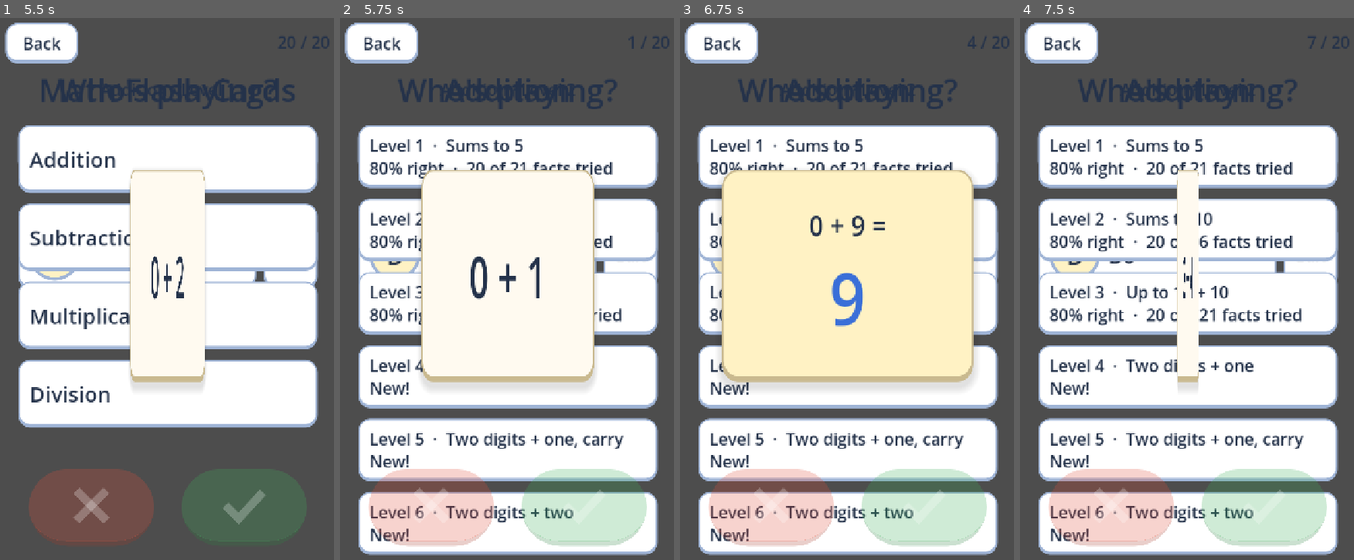
Above: before the commit, frames 1-4 (left to right).
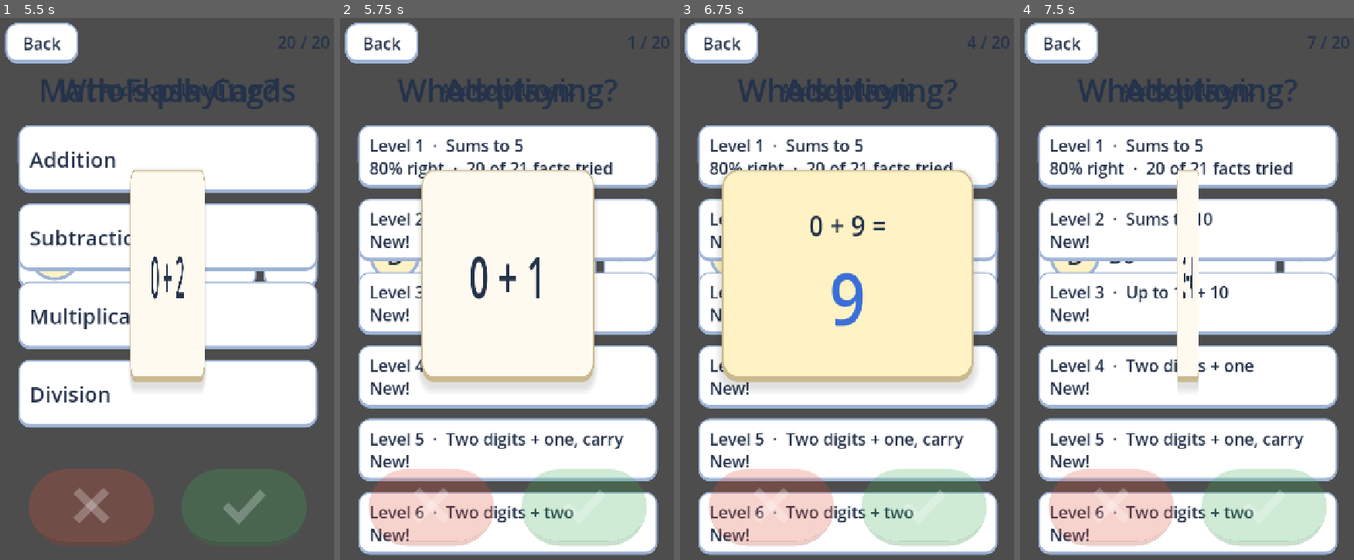
Above: after the commit, the same moments.

Repository: rotarydialer/math-flash
Game: Godot game, scene res://tests/Playtest.tscn
Same seed, same stepped clock (60 frames per second), same inputs: the game is played once before the commit and once after it. This scene is started directly instead of the project's main scene.
Inputs (mouse positions are in pixels of both pictures, inside the frame that each line leads up to):
- Up to frame 1 (5.5 s): click (126, 148) at 0.52 s; type "Alex" at 0.6 s; click "Add" at 1.25 s; click "Bo" at 2 s; click "Edit" at 2.75 s; click "Addition" at 3.5 s; click (90, 505) at 4.27 s; click "Subtraction" at 5 s
- Up to frame 2 (5.75 s): no input
- Up to frame 3 (6.75 s): click "Level 1 · Sums to 5 80% right…" at 5.75 s; click "Level 1 · Sums to 5 80% right…" at 6.5 s
- Up to frame 4 (7.5 s): click (1187, 229) at 7.25 s, where only the run after the commit has a clickable "Level 2 · Sums to 10 New!"

Frame 1 is identical in both runs. In frame 2, 0.7% of the frame differs, in the area x 8-85%, y 40-57%; in frame 3, 0.1%; in frame 4, 1.6%.

Commit message:
fix: score miscalculations

Diff:
--- a/scripts/game_state.gd
+++ b/scripts/game_state.gd
@@ -84,7 +84,7 @@
 func answer(correct: bool) -> void:
 	if state != State.PLAYING:
 		return
-	Stats.record(current_round.current(), correct)
+	Stats.record(current_round.current(), correct, level_cfg)
 	current_round.record(correct)
 	if current_round.is_done():
 		state = State.SUMMARY
--- a/scripts/stats.gd
+++ b/scripts/stats.gd
@@ -3,7 +3,10 @@
 ## Autoload. Every answer, filed per fact per profile, so we can later work out what a student
 ## needs more practice on. Saved to user://stats_<profile>.cfg with one section per fact key
 ## ("3+4"): right, wrong, recent (the last RECENT_HISTORY answers, oldest first) and last_seen
-## (unix time). GameState keeps profile_id in step with the Profiles autoload.
+## (unix time). Levels share facts (Addition 1's are all in Addition 2 too), so each level also
+## keeps its own tallies, in a "level:<category>:<n>" section: right, wrong and seen (the fact
+## keys answered there). A level's progress is only what was answered in that level.
+## GameState keeps profile_id in step with the Profiles autoload.
 
 const Config := preload("res://data/config.gd")
 
@@ -23,8 +26,19 @@
 func save_path() -> String:
 	return path_for(profile_id)
 
-func record(problem: Dictionary, correct: bool) -> void:
+static func level_section(level_cfg: Dictionary) -> String:
+	return "level:%s:%d" % [level_cfg["category"], level_cfg["number"]]
+
+## Files one answer, given in this level, under both the fact and the level.
+func record(problem: Dictionary, correct: bool, level_cfg: Dictionary) -> void:
 	var key: String = problem["key"]
+	var section := level_section(level_cfg)
+	var tally := "right" if correct else "wrong"
+	_cfg.set_value(section, tally, int(_cfg.get_value(section, tally, 0)) + 1)
+	var seen := PackedStringArray(_cfg.get_value(section, "seen", PackedStringArray()))
+	if not key in seen:
+		seen.append(key)
+		_cfg.set_value(section, "seen", seen)
 	var f := fact(key)
 	f["right" if correct else "wrong"] += 1
 	var recent: Array = f["recent"]
@@ -45,18 +59,16 @@
 		"last_seen": int(_cfg.get_value(key, "last_seen", 0)),
 	}
 
-## Totals over every fact in a level: {right, wrong, seen (facts answered at least once), facts}.
+## How the student has done in a level, counting only answers given there:
+## {right, wrong, seen (facts answered at least once), facts (in the level)}.
 func level_summary(level_cfg: Dictionary) -> Dictionary:
-	var out := {"right": 0, "wrong": 0, "seen": 0, "facts": 0}
-	for p in Problems.all_facts(level_cfg):
-		out["facts"] += 1
-		if not _cfg.has_section(p["key"]):
-			continue
-		var f := fact(p["key"])
-		out["right"] += f["right"]
-		out["wrong"] += f["wrong"]
-		out["seen"] += 1
-	return out
+	var section := level_section(level_cfg)
+	return {
+		"right": int(_cfg.get_value(section, "right", 0)),
+		"wrong": int(_cfg.get_value(section, "wrong", 0)),
+		"seen": PackedStringArray(_cfg.get_value(section, "seen", PackedStringArray())).size(),
+		"facts": Problems.all_facts(level_cfg).size(),
+	}
 
 ## Wipes the current profile's history (tests use a throwaway profile and clear it).
 func clear() -> void:
--- a/tests/playtest.gd
+++ b/tests/playtest.gd
@@ -122,7 +122,7 @@
 	_check(GameState.state == GameState.State.MENU and _menu.category_id.is_empty(), "adding a player opens the menu")
 	_check(_menu._profile.visible and _menu._profile.text == "Ada", "the menu shows who's playing")
 	_check(_menu._profile.avatar.texture != null, "the menu shows their picture")
-	Stats.record(Problems.make(3, "+", 4), true)
+	Stats.record(Problems.make(3, "+", 4), true, Categories.level(&"addition", 2))
 	_menu._profile.pressed.emit()
 	_check(GameState.state == GameState.State.PROFILES, "the name button opens the picker")
 	_check(_profiles._back.visible, "the picker has Back once someone's playing")
--- a/tests/test_problems.gd
+++ b/tests/test_problems.gd
@@ -167,9 +167,10 @@
 	stats.profile_id = "unit_test"
 	stats.clear()
 	var p := Problems.make(3, "+", 4)
-	stats.record(p, true)
-	stats.record(p, false)
-	stats.record(p, true)
+	var add2 := Categories.level(&"addition", 2)
+	stats.record(p, true, add2)
+	stats.record(p, false, add2)
+	stats.record(p, true, add2)
 	var reloaded := StatsScript.new()
 	reloaded.profile_id = "unit_test"
 	var f: Dictionary = reloaded.fact("3+4")
@@ -178,10 +179,21 @@
 	_check(f["last_seen"] > 0, "last_seen is stamped")
 	_check(reloaded.fact("5+5")["right"] == 0, "an unseen fact reads as zeroes")
 	for i in Config.RECENT_HISTORY + 5:
-		stats.record(p, false)
+		stats.record(p, false, add2)
 	_check(stats.fact("3+4")["recent"].size() == Config.RECENT_HISTORY, "recent history is capped")
-	var summary: Dictionary = stats.level_summary(Categories.level(&"addition", 2))
-	_check(summary["seen"] == 1 and summary["right"] == 2, "level summary totals the facts in the level")
+	var summary: Dictionary = stats.level_summary(add2)
+	_check(summary["seen"] == 1 and summary["right"] == 2 and summary["wrong"] == Config.RECENT_HISTORY + 6,
+		"level summary totals the answers given in the level")
+	_check(reloaded.level_summary(add2)["right"] == 2 and reloaded.level_summary(add2)["seen"] == 1,
+		"level tallies survive a reload")
+	# 2+3 is in Addition 1, 2 and 3; answering it in level 1 must only count for level 1
+	stats.record(Problems.make(2, "+", 3), true, Categories.level(&"addition", 1))
+	var add1: Dictionary = stats.level_summary(Categories.level(&"addition", 1))
+	_check(add1["right"] == 1 and add1["seen"] == 1, "an answer counts for the level it was given in")
+	_check(stats.level_summary(add2)["right"] == 2 and stats.level_summary(add2)["seen"] == 1,
+		"...and not for another level that shares the fact")
+	_check(stats.level_summary(Categories.level(&"addition", 3))["right"] == 0, "...nor a level never played")
+	_check(stats.fact("2+3")["right"] == 1, "the fact's own history still has the answer")
 	var other := StatsScript.new()
 	other.profile_id = "unit_test_other"
 	_check(other.fact("3+4")["right"] == 0, "profiles keep separate histories")
@@ -233,7 +245,7 @@
 	_check(reloaded.find(ada)["name"] == "Ava", "a rename survives a reload")
 	var ada_stats := StatsScript.new()
 	ada_stats.profile_id = ada
-	ada_stats.record(Problems.make(1, "+", 1), true)
+	ada_stats.record(Problems.make(1, "+", 1), true, Categories.level(&"addition", 1))
 	profiles.delete(bo)
 	_check(profiles.find(bo).is_empty() and profiles.current_id.is_empty(), "deleting who's playing leaves nobody playing")
 	profiles.delete(ada)
Not shown, changed: README.md
